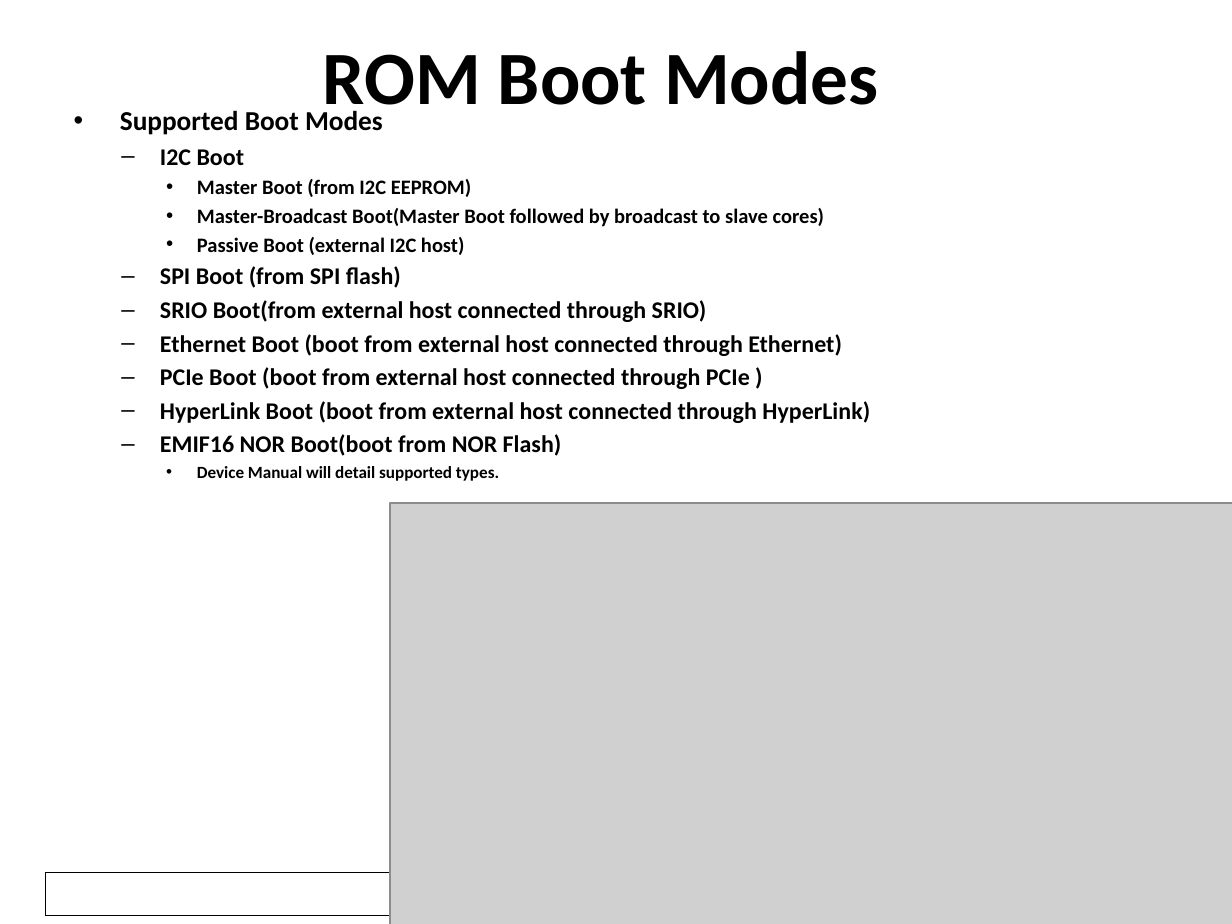
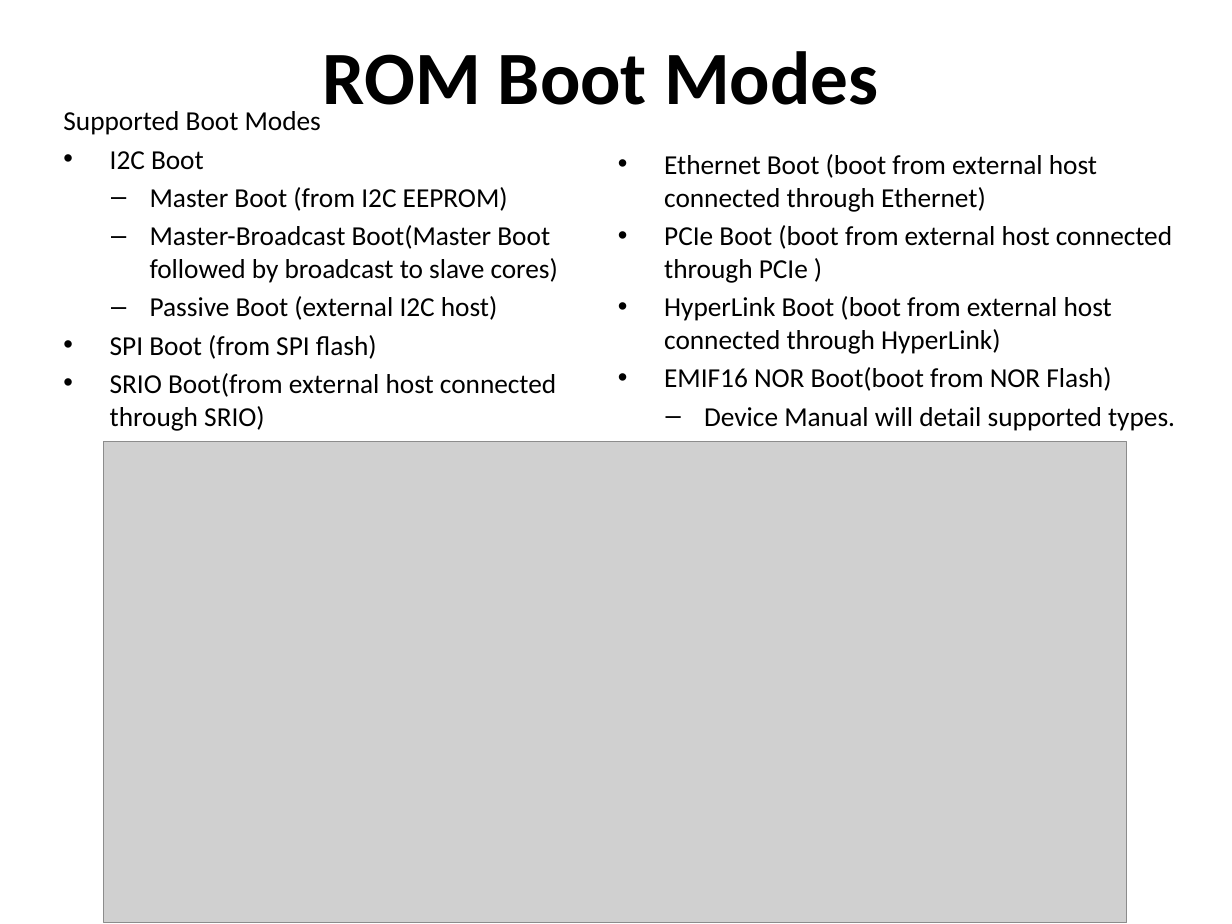
Before and after one commit to hari1989/keystone-workshop, a slide deck: slide 3 of slides/Keystone Bootloader.pptx. Drawn at 1232x924 pixels with LibreOffice and Linux fonts; fonts in the diff are those of the drawing; grey boxes stand for pictures; background and template pictures are left out. Boxes give left, top, right and bottom in pixels: in the first picture for what was removed or moved away, otherwise in the second. Text is boxed around its words. In the diff, an @@ line names an element or a change of style, - is before the commit and + after.

```diff
--- a/slides/Keystone Bootloader.pptx
+++ b/slides/Keystone Bootloader.pptx
@@ text "Supported Boot Modes": place and size @@
-text "Supported Boot Modes" at (120,110,870,481)
+text "Supported Boot Modes" at (63,111,558,431)
@@ text "Supported Boot Modes" at (63,111,558,431): bold off; size 14 to 16 pt in "I2C Boot", "SPI Boot (from SPI flash)", "SRIO Boot(from external host connected through SRIO)"; size 12 to 16 pt in "Master Boot (from I2C EEPROM)", "Master-Broadcast Boot(Master Boot followed by broadcast to ...", "Passive Boot (external I2C host)"; bullet • to none; bullet – to •; list level 2 to 1 in "I2C Boot"; bullet • to –; list level 3 to 2 in "Master Boot (from I2C EEPROM)"; list level 3 to 2 in "Master-Broadcast Boot(Master Boot followed by ..."; list level 3 to 2 in "Passive Boot (external I2C host)"; list level 2 to 1 in "SPI Boot (from SPI flash)"; list level 2 to 1 in "SRIO Boot(from external host connected ..." @@
@@ text added at (664,154,1175,431), 16 pt, text #000000 @@
+• Ethernet Boot (boot from external host connected through Ethernet)
+• PCIe Boot (boot from external host connected through PCIe )
+• HyperLink Boot (boot from external host connected through HyperLink)
+• EMIF16 NOR Boot(boot from NOR Flash)
+  – Device Manual will detail supported types.
@@ text at (160,334,870,481): paragraphs removed @@
-  – Ethernet Boot (boot from external host connected through Ethernet)
-  – PCIe Boot (boot from external host connected through PCIe )
-  – HyperLink Boot (boot from external host connected through HyperLink)
-  – EMIF16 NOR Boot(boot from NOR Flash)
-    • Device Manual will detail supported types.
@@ picture: place and size @@
-picture at (391,503,1232,924)
+picture at (103,441,1126,923)
@@ rectangle added at (31,869,1191,918), fill #FFFFFF @@
@@ rectangle removed at (46,872,1186,915) @@
```
Also in this commit, not shown: 30 other slides changed, 1 slide removed, 14 other files.
